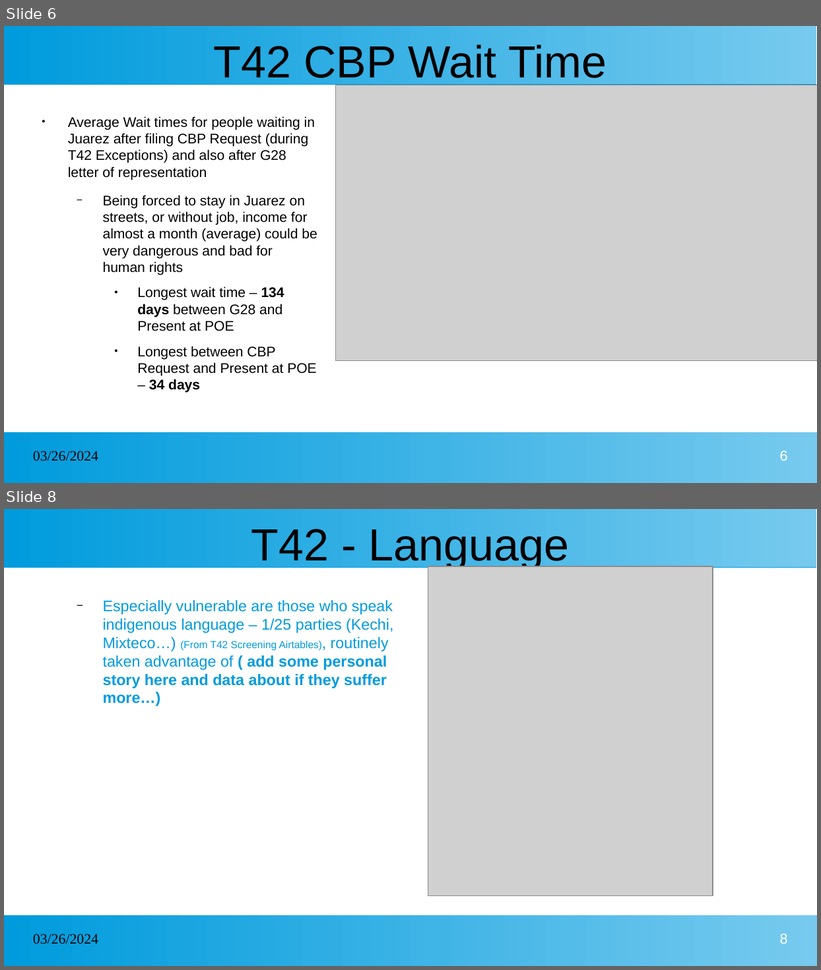
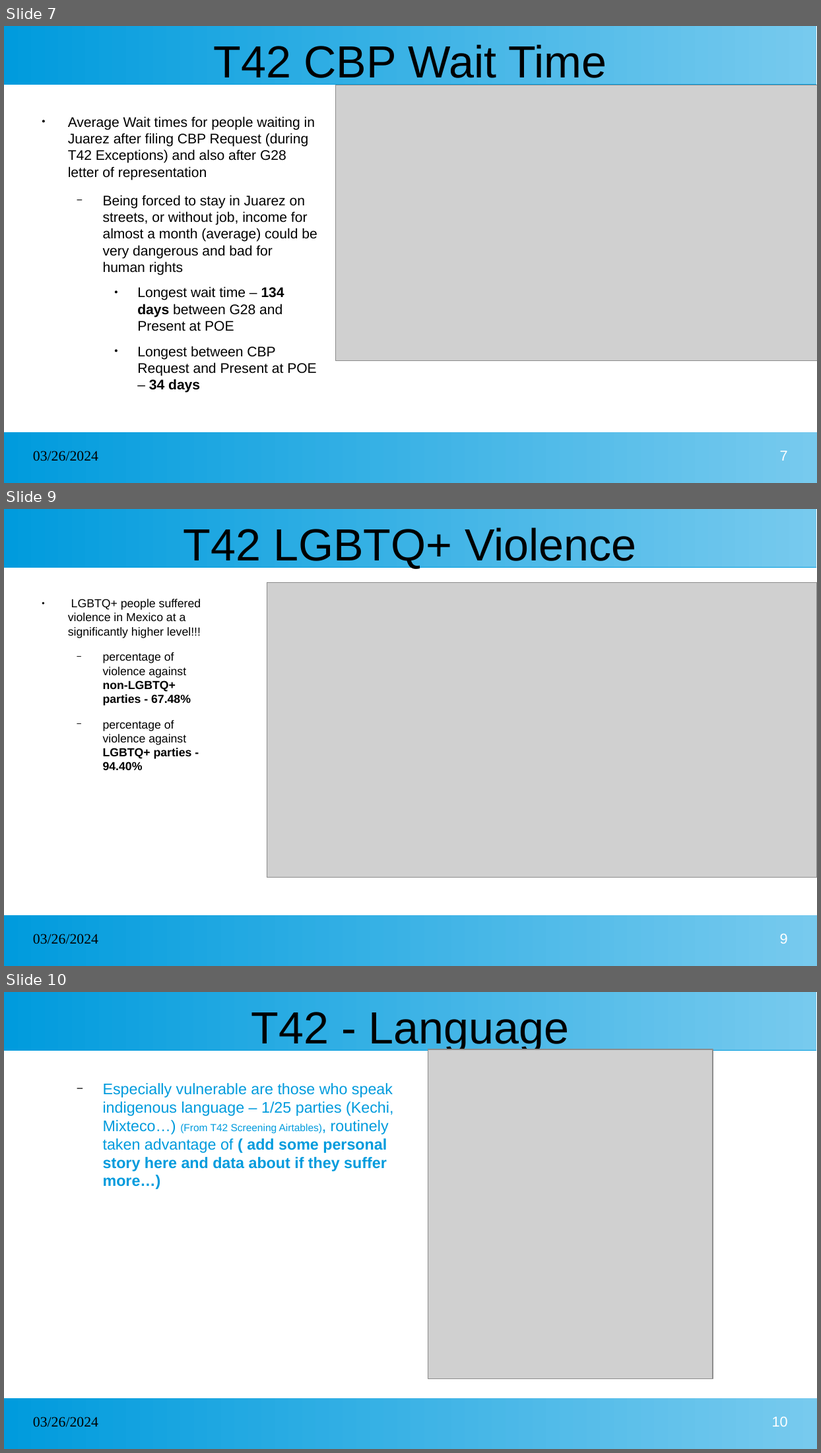
Before and after one commit to jacobgrimm/LA-Complete-Covid-Datat, a slide deck: LA Data.pptx. Shown one above the other, each under a label of ours: slides 6 and 8 before the commit, slides 7, 9 and 10 after it; the slides between them are not shown. The pictures are 821x970 and 821x1453 pixels, drawn with LibreOffice and Linux fonts; fonts in the diff are those of the drawing; grey boxes stand for pictures. Boxes give left, top, right and bottom in pixels: in the first picture for what was removed or moved away, otherwise in the second. Text is boxed around its words. In the diff, an @@ line names an element or a change of style, - is before the commit and + after.

```diff
--- a/LA Data.pptx
+++ b/LA Data.pptx
@@ slide 9 added at (4, 509, 817, 966), background #FFFFFF; not listed: 2 template elements that a slide beside it also shows @@
@@ title added at (184, 527, 637, 569), 44 pt, text #000000 @@
+T42 LGBTQ+ Violence
@@ picture added at (267, 583, 817, 878) @@
@@ text added at (68, 599, 201, 770), 11.4 pt, text #000000 @@
+● LGBTQ+ people suffered violence in Mexico at a significantly higher level!!!
+  − percentage of violence against non-LGBTQ+ parties - 67.48%
+  − percentage of violence against LGBTQ+ parties - 94.40%
@@ text added at (33, 934, 98, 945), 14 pt, text #000000 @@
+03/26/2024
@@ page number added at (780, 934, 788, 944), 14 pt, text #FFFFFF @@
+9
@@ what was slide 6 is now slide 7 @@
@@ page number at (780, 451, 788, 461): text changed @@
-6
+7
@@ what was slide 8 is now slide 10 @@
@@ page number at (772, 1417, 788, 1427): text changed @@
-8
+10
```
Also in this commit, not shown: 3 slides changed, 3 other slides added, 8 other files.
